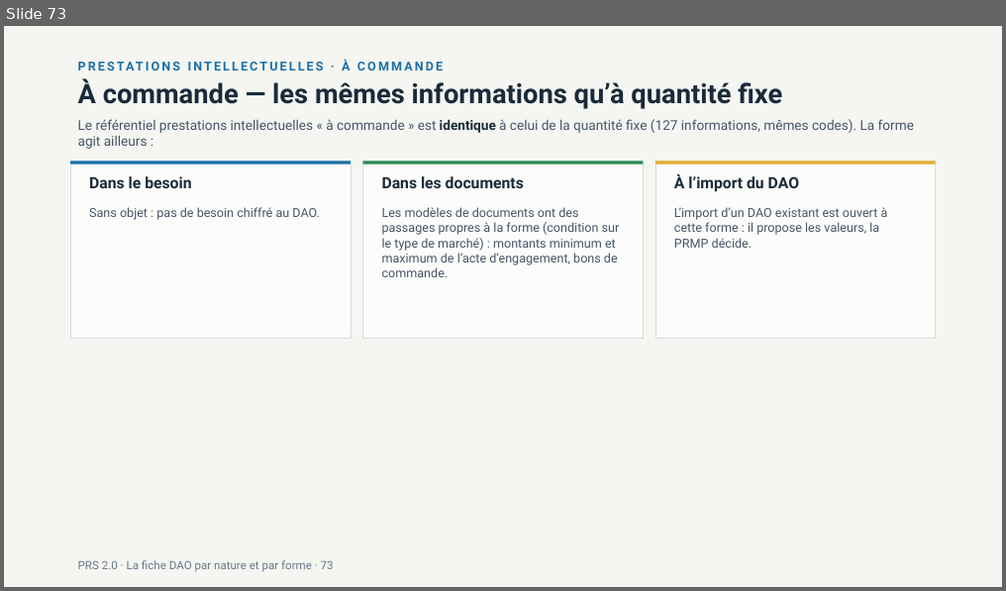
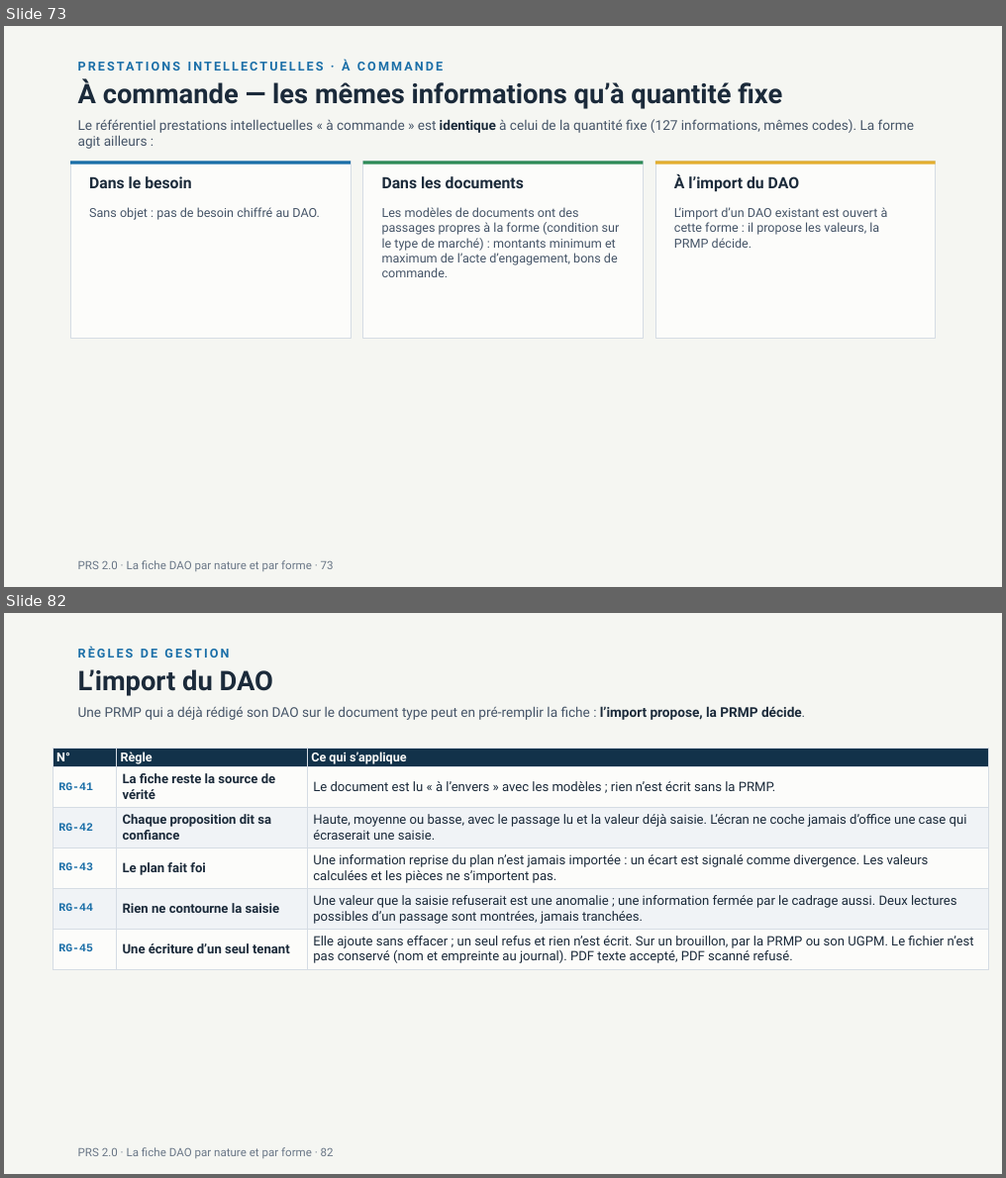
Before and after one commit to lralaitsilanihasy-create/PRS2.0-frontend, a slide deck: docs/documentation/PRS2-fiche-dao-nature-forme-2026-10-07.pptx. Shown one above the other, each under a label of ours: slide 73 before the commit, slides 73 and 82 after it; the slides between them are not shown. The pictures are 1006x591 and 1006x1178 pixels, drawn with LibreOffice and Linux fonts; fonts in the diff are those of the drawing. Boxes give left, top, right and bottom in pixels: in the first picture for what was removed or moved away, otherwise in the second. Text is boxed around its words. In the diff, an @@ line names an element or a change of style, - is before the commit and + after.

```diff
--- a/docs/documentation/PRS2-fiche-dao-nature-forme-2026-10-07.pptx
+++ b/docs/documentation/PRS2-fiche-dao-nature-forme-2026-10-07.pptx
@@ slide 82 added at [4, 613, 1002, 1174], background #F5F6F2 @@
@@ text added at [78, 646, 229, 658], 12 pt, text #1B6FA8, bold @@
+RÈGLES DE GESTION
@@ text added at [78, 669, 273, 696], 26 pt, text #1B2A3A, bold @@
+L’import du DAO
@@ text added at [78, 706, 805, 720], 13 pt, text #465568 @@
+Une PRMP qui a déjà rédigé son DAO sur le document type peut en pré-remplir la fiche : l’import propose, la PRMP décide.
@@ table added at [53, 749, 988, 967], 6 rows, 3 columns @@
+N° | Règle | Ce qui s’applique
+RG-41 | La fiche reste la source de vérité | Le document est lu « à l’envers » avec les modèles ; rien n’est écrit sans la PRMP.
+RG-42 | Chaque proposition dit sa confiance | Haute, moyenne ou basse, avec le passage lu et la valeur déjà saisie. L’écran ne coche jamais d’office une case qui écraserait une saisie.
+RG-43 | Le plan fait foi | Une information reprise du plan n’est jamais importée : un écart est signalé comme divergence. Les valeurs calculées et les pièces ne s’importent pas.
+RG-44 | Rien ne contourne la saisie | Une valeur que la saisie refuserait est une anomalie ; une information fermée par le cadrage aussi. Deux lectures possibles d’un passage sont montrées, jamais tranchées.
+RG-45 | Une écriture d’un seul tenant | Elle ajoute sans effacer ; un seul refus et rien n’est écrit. Sur un brouillon, par la PRMP ou son UGPM. Le fichier n’est pas conservé (nom et empreinte au journal). PDF texte accepté, PDF scanné refusé.
@@ text added at [78, 1148, 334, 1158], 11 pt, text #6A7787 @@
+PRS 2.0 · La fiche DAO par nature et par forme · 82
```
Also in this commit, not shown: 3 slides changed, 9 other slides added.
